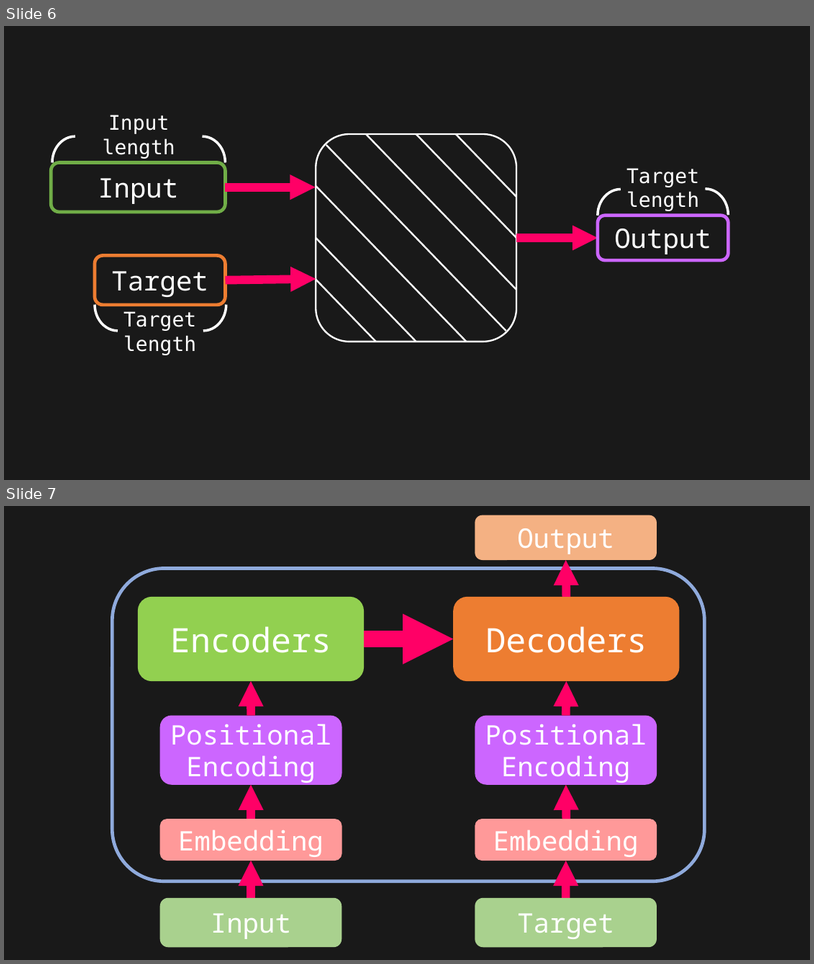
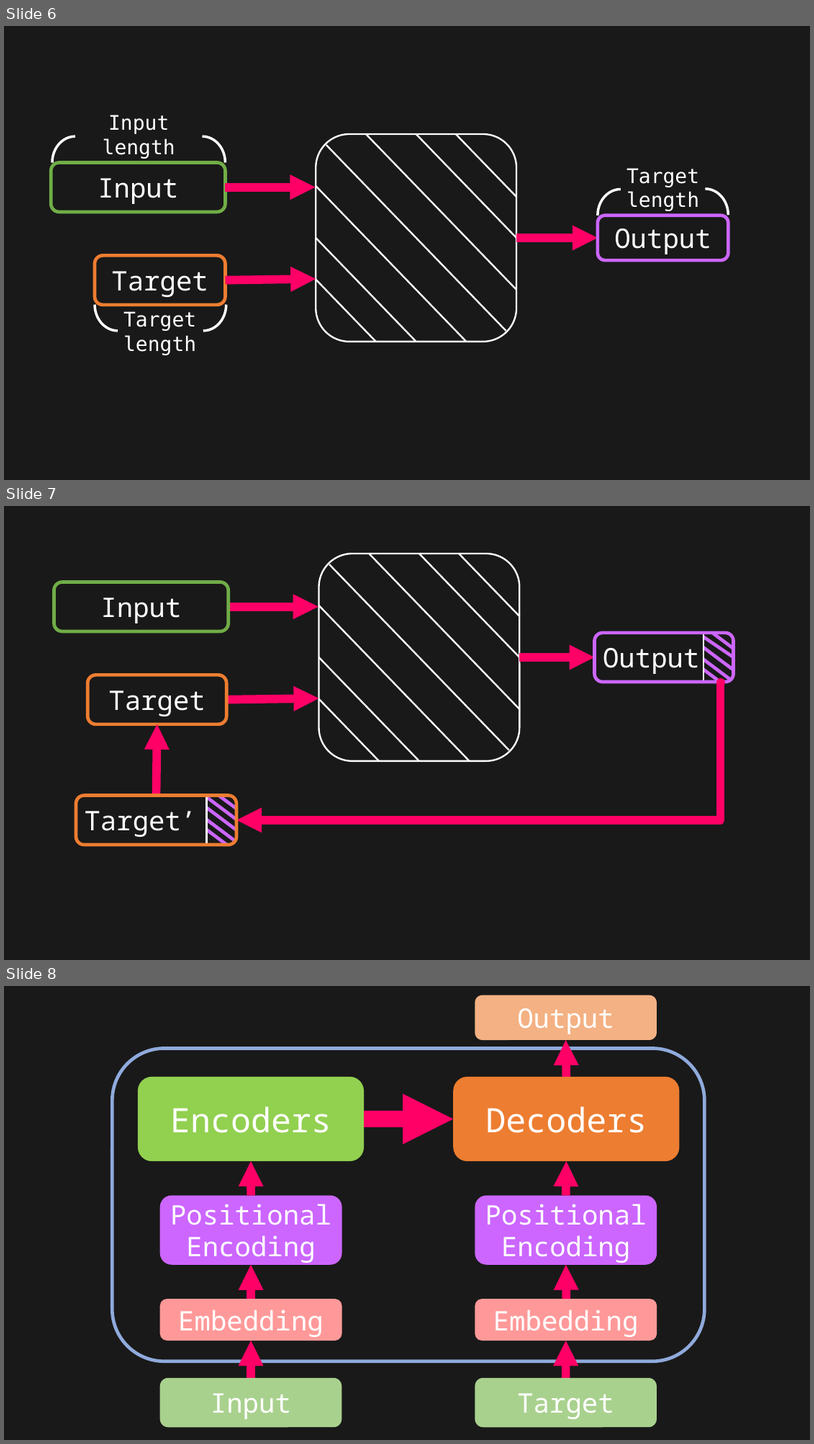
Before and after one commit to toonnyy8/PPT, a slide deck: Attention-is-all-you-need/image.pptx. Shown one above the other, each under a label of ours: slides 6 and 7 before the commit, slides 6, 7 and 8 after it. The pictures are 814x964 and 814x1444 pixels, drawn with LibreOffice and Linux fonts; fonts in the diff are those of the drawing. Boxes give left, top, right and bottom in pixels: in the first picture for what was removed or moved away, otherwise in the second. Text is boxed around its words. In the diff, an @@ line names an element or a change of style, - is before the commit and + after.

```diff
--- a/Attention-is-all-you-need/image.pptx
+++ b/Attention-is-all-you-need/image.pptx
@@ slide 7 added at [4,506,810,960], background #191919 @@
@@ rounded rectangle added at [319,554,520,762], outline #FFFFFF 2 pt @@
@@ line added from (329, 565) to (509, 750), #FFFFFF 2 pt @@
@@ line added from (369, 554) to (520, 709), #FFFFFF 2 pt @@
@@ line added from (419, 554) to (520, 657), #FFFFFF 2 pt @@
@@ line added from (459, 554) to (520, 616), #FFFFFF 2 pt @@
@@ rounded rectangle added at [54,582,229,632], outline #70AD47 4 pt, 32 pt, text #FFFFFF @@
+Input
@@ arrow added from (229, 606) to (319, 606), #FF0066 10 pt @@
@@ line added from (319, 605) to (470, 761), #FFFFFF 2 pt @@
@@ rounded rectangle added at [595,633,734,682], outline #CC66FF 4 pt, 32 pt, text #FFFFFF @@
+Output
@@ line added from (704, 633) to (704, 682), #FFFFFF 2 pt @@
@@ line added from (734, 649) to (713, 633), #CC66FF 4 pt @@
@@ line added from (734, 657) to (704, 636), #CC66FF 4 pt @@
@@ line added from (734, 670) to (704, 648), #CC66FF 4 pt @@
@@ rounded rectangle added at [88,674,226,724], outline #ED7D31 4 pt, 32 pt, text #FFFFFF @@
+Target
@@ line added from (319, 657) to (419, 761), #FFFFFF 2 pt @@
@@ arrow added from (520, 657) to (595, 657), #FF0066 10 pt @@
@@ line added from (733, 680) to (704, 659), #CC66FF 4 pt @@
@@ line added from (721, 682) to (704, 669), #CC66FF 4 pt @@
@@ arrow added from (226, 700) to (319, 698), #FF0066 10 pt @@
@@ elbow arrow added from (721, 682) to (237, 820), #FF0066 10 pt @@
@@ line added from (319, 698) to (379, 761), #FFFFFF 2 pt @@
@@ arrow added from (157, 795) to (157, 724), #FF0066 10 pt @@
@@ rounded rectangle added at [76,795,237,845], outline #ED7D31 4 pt, 32 pt, text #FFFFFF @@
+Target’
@@ line added from (237, 819) to (206, 797), #CC66FF 4 pt @@
@@ line added from (237, 830) to (206, 807), #CC66FF 4 pt @@
@@ line added from (206, 795) to (206, 845), #FFFFFF 2 pt @@
@@ line added from (237, 808) to (219, 795), #CC66FF 4 pt @@
@@ line added from (235, 841) to (206, 819), #CC66FF 4 pt @@
@@ line added from (226, 845) to (206, 830), #CC66FF 4 pt @@
@@ what was slide 7 is now slide 8 @@
```
Also in this commit, not shown: 2 other files.
